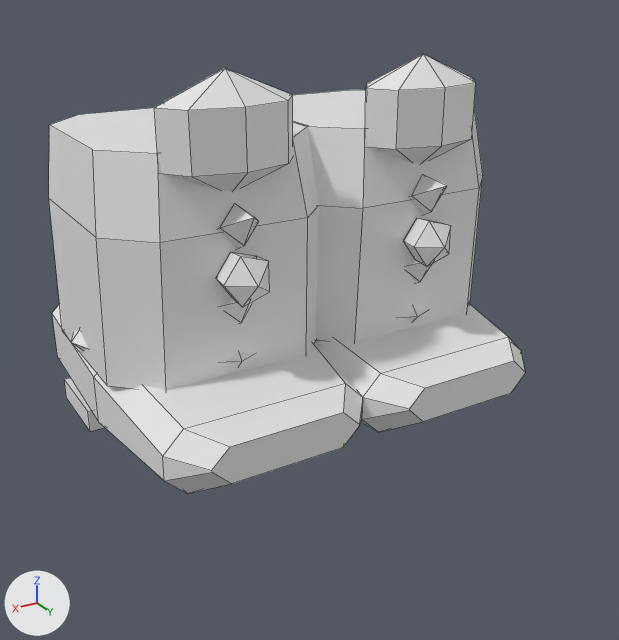
The FBX model roblox/art/armor/shoes_tier2_legendary.fbx as it was, and as the next commit left it.
Both versions are drawn from a 50 mm camera at (2.05, 3.78, -1.61) aimed at (0.03, 0.41, -3.29). Lighting does not change. The marker at lower left points along +X, +Y and +Z. The first picture is the older version. Mesh edges are drawn as thin lines. Where no turn or scale is listed for an object, it has been applied to the vertices.

The first picture shows 'Boot_L', 'Boot_R', 'Greave_L', 'Greave_L_Glow', 'Greave_L_Trim', 'Greave_R', 'Greave_R_Glow', 'Greave_R_Grade', 'Greave_R_Trim' and 1 more.
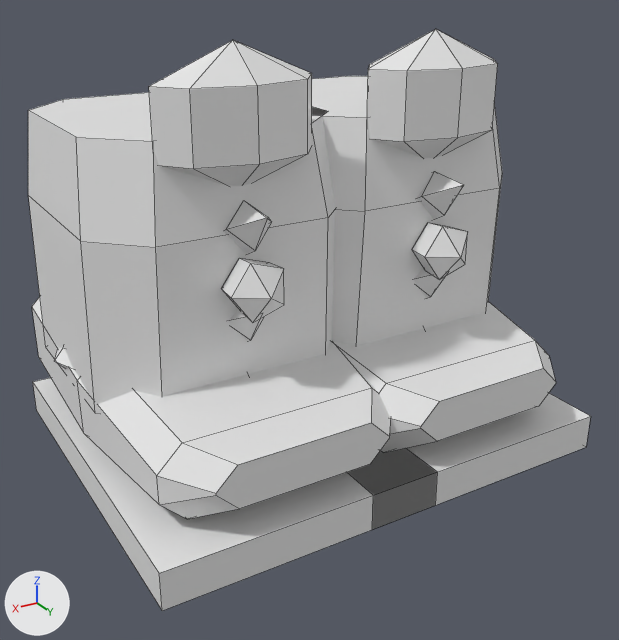
Boxes [x1, y1, x2, y2] around the edits, measured in the pictures (619 x 640 px; the box of a moved part takes in the faces that stretch with it):
'Greave_R', rescaled (14% wider, 16% taller): before [49, 68, 319, 390]; after [28, 40, 335, 414]
'Boot_R', reshaped (30% wider, 66% taller): before [52, 304, 363, 493]; after [32, 297, 437, 611]
'Greave_L', rescaled: before [293, 54, 483, 341]; after [312, 29, 502, 346]
'Boot_L', reshaped (23% wider, 58% taller): before [315, 304, 525, 432]; after [333, 302, 591, 505]
'Greave_R_Glow', moved, rescaled (15% wider, 18% taller): before [216, 252, 270, 307]; after [222, 258, 284, 323]
'Greave_L_Glow', moved, rescaled (14% wider, 16% taller): before [403, 218, 451, 267]; after [412, 223, 467, 280]
'Greave_R_Trim', moved, rescaled (16% wider, 16% taller): before [217, 203, 259, 324]; after [223, 201, 272, 341]
'Greave_L_Trim', moved, rescaled (19% wider, 16% taller): before [405, 174, 447, 283]; after [414, 171, 464, 298]
'Greave_R_Grade', moved, rescaled (mostly hidden): before [71, 330, 253, 365]; after [54, 347, 249, 375]
part 4 of me_boot_r, moved or reshaped: before [52, 304, 363, 493]; after [32, 297, 391, 519]
part 5 of me_boot_r, added: after [33, 378, 437, 611]
part 6 of me_boot_r, deleted: before [64, 378, 105, 431]
part 7 of me_boot_l, moved or reshaped: before [315, 304, 525, 432]; after [333, 302, 556, 453]
part 8 of me_boot_l, added: after [347, 393, 591, 505]

What changed in the scene script:
```text
Change me_greave_l_trim:
    remove me_greave_l_trim.from_pydata(...)  # 20 vertices, 24 faces; spans x -0.1..0.1, y 0.346..0.768, z -0.396..0.213
    add me_greave_l_trim.from_pydata(...)  # 20 vertices, 24 faces; spans x -0.115..0.115, y 0.397..0.884, z -0.455..0.245
    me_greave_l_trim part 12: the whole mesh is scaled about the mesh origin by 1.15
Change me_boot_l:
    remove me_boot_l.from_pydata(...)  # 40 vertices, 32 faces; spans x -0.57..0.57, y -0.55..1.03, z -0.35..0.27
    add me_boot_l.from_pydata(...)  # 48 vertices, 38 faces; spans x -0.68..0.68, y -0.66..1.21, z -0.44..0.31
    me_boot_l part 7: the loose piece of 32 vertices spanning x -0.57..0.57, y -0.55..1.03, z -0.22..0.27 is scaled about the mesh origin by 1.15
    me_boot_l part 8: a new loose piece, a box spanning x -0.68..0.68, y -0.66..1.21, z -0.44..-0.25, in mat_shoes_tier2_legendary_boot_l (white #e7e7e7)
    other edits to the shape of me_boot_l do not show in these pictures
Change me_greave_r_glow:
    remove me_greave_r_glow.from_pydata(...)  # 12 vertices, 15 faces; spans x -0.097..0.12, y 0.5..0.78, z -0.214..0.014
    add me_greave_r_glow.from_pydata(...)  # 12 vertices, 15 faces; spans x -0.112..0.138, y 0.575..0.897, z -0.246..0.016
    me_greave_r_glow part 1: the whole mesh is scaled about the mesh origin by 1.15
Change me_boot_r:
    remove me_boot_r.from_pydata(...)  # 40 vertices, 32 faces; spans x -0.57..0.57, y -0.55..1.03, z -0.35..0.27
    add me_boot_r.from_pydata(...)  # 48 vertices, 38 faces; spans x -0.68..0.68, y -0.66..1.21, z -0.44..0.31
    me_boot_r part 4: the loose piece of 32 vertices spanning x -0.57..0.57, y -0.55..1.03, z -0.22..0.27 is scaled about the mesh origin by 1.15
    me_boot_r part 5: a new loose piece, a box spanning x -0.68..0.68, y -0.66..1.21, z -0.44..-0.25, in mat_shoes_tier2_legendary_boot_r (white #e7e7e7)
    me_boot_r part 6: the loose piece of 8 vertices spanning x -0.53..0.53, y -0.55..-0.13, z -0.35..-0.23 is deleted
    other edits to the shape of me_boot_r do not show in these pictures
Change me_greave_l_glow:
    remove me_greave_l_glow.from_pydata(...)  # 12 vertices, 15 faces; spans x -0.097..0.12, y 0.5..0.78, z -0.214..0.014
    add me_greave_l_glow.from_pydata(...)  # 12 vertices, 15 faces; spans x -0.112..0.138, y 0.575..0.897, z -0.246..0.016
    me_greave_l_glow part 11: the whole mesh is scaled about the mesh origin by 1.15
Change me_greave_l:
    remove me_greave_l.from_pydata(...)  # 42 vertices, 42 faces; spans x -0.56..0.56, y -0.53..0.713, z -0.6..0.76
    add me_greave_l.from_pydata(...)  # 42 vertices, 42 faces; spans x -0.644..0.644, y -0.61..0.82, z -0.69..0.874
    me_greave_l part 2: the whole mesh is scaled about the mesh origin by 1.15
Change me_greave_r_trim:
    remove me_greave_r_trim.from_pydata(...)  # 20 vertices, 24 faces; spans x -0.1..0.1, y 0.346..0.768, z -0.396..0.213
    add me_greave_r_trim.from_pydata(...)  # 20 vertices, 24 faces; spans x -0.115..0.115, y 0.397..0.884, z -0.455..0.245
    me_greave_r_trim part 10: the whole mesh is scaled about the mesh origin by 1.15
Change me_greave_r_grade:
    remove me_greave_r_grade.from_pydata(...)  # 24 vertices, 18 faces; spans x -0.605..0.605, y -0.605..0.605, z -0.57..-0.47
    add me_greave_r_grade.from_pydata(...)  # 24 vertices, 18 faces; spans x -0.696..0.696, y -0.696..0.696, z -0.655..-0.54
    me_greave_r_grade part 3: the whole mesh is scaled about the mesh origin by 1.15
Change me_greave_r:
    remove me_greave_r.from_pydata(...)  # 42 vertices, 42 faces; spans x -0.56..0.56, y -0.53..0.713, z -0.6..0.76
    add me_greave_r.from_pydata(...)  # 42 vertices, 42 faces; spans x -0.644..0.644, y -0.61..0.82, z -0.69..0.874
    me_greave_r part 9: the whole mesh is scaled about the mesh origin by 1.15
```
